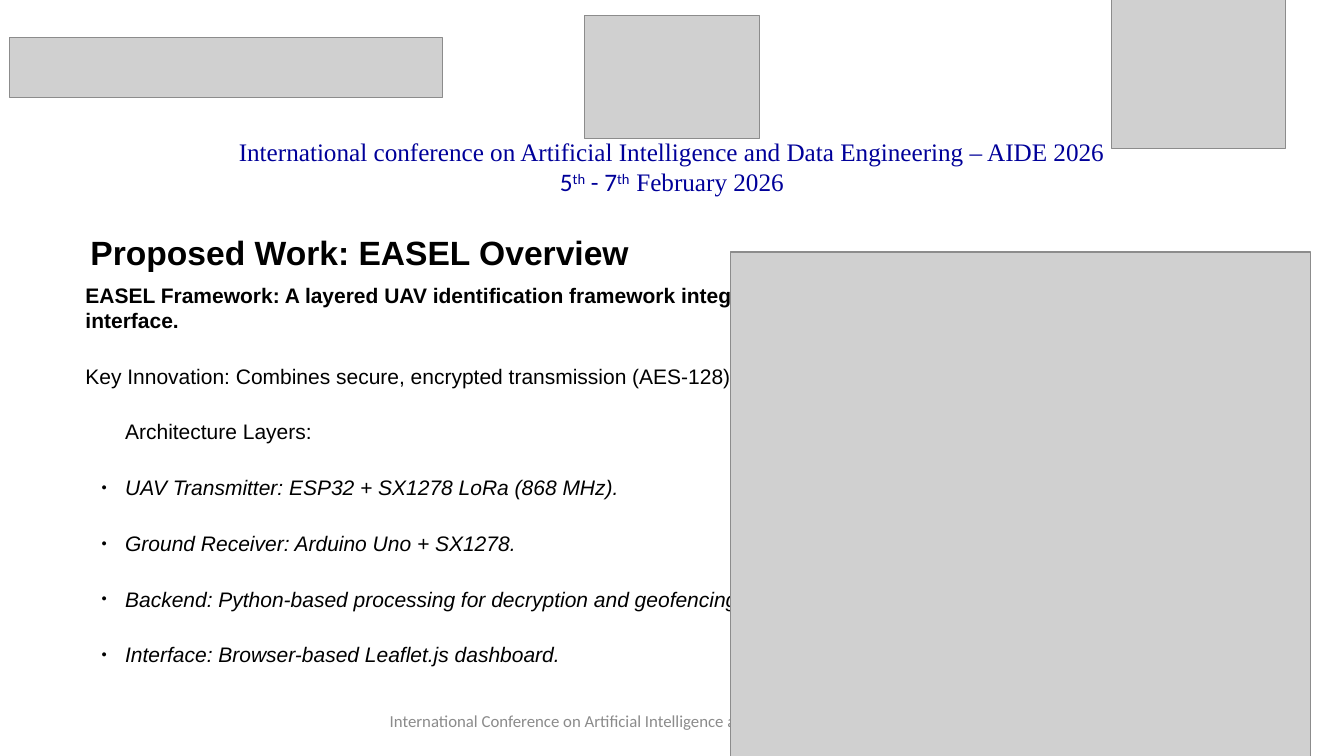
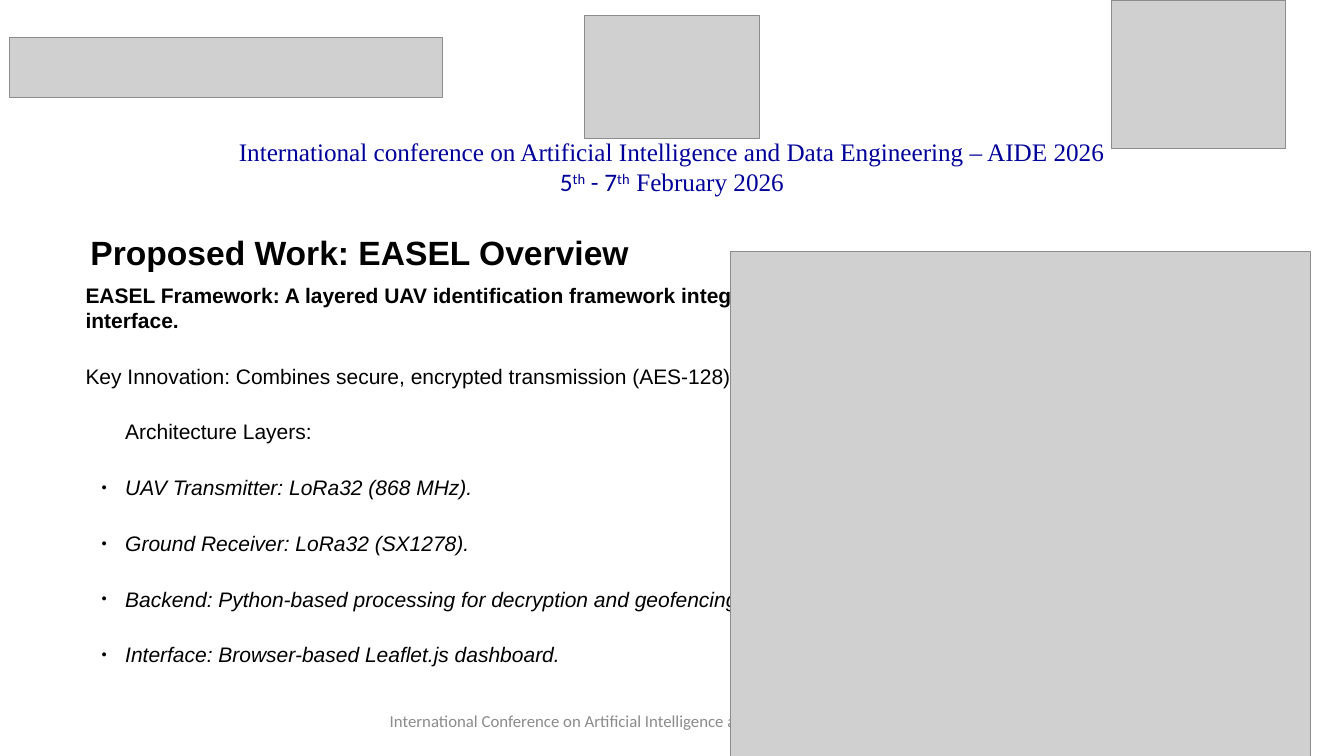
Before and after one commit to nnish14/EASEL, a slide deck: slide 5 of EASEL.pptx. Drawn at 1344x756 pixels with LibreOffice and Linux fonts; fonts in the diff are those of the drawing; grey boxes stand for pictures. Boxes give left, top, right and bottom in pixels: in the first picture for what was removed or moved away, otherwise in the second. Text is boxed around its words. In the diff, an @@ line names an element or a change of style, - is before the commit and + after.

```diff
--- a/EASEL.pptx
+++ b/EASEL.pptx
@@ text at <box>125,479,472,555</box>: text changed @@
-● UAV Transmitter: ESP32 + SX1278 LoRa (868 MHz).
-● Ground Receiver: Arduino Uno + SX1278.
+● UAV Transmitter: LoRa32 (868 MHz).
+● Ground Receiver: LoRa32 (SX1278).
```
Also in this commit, not shown: 3 other slides changed.
